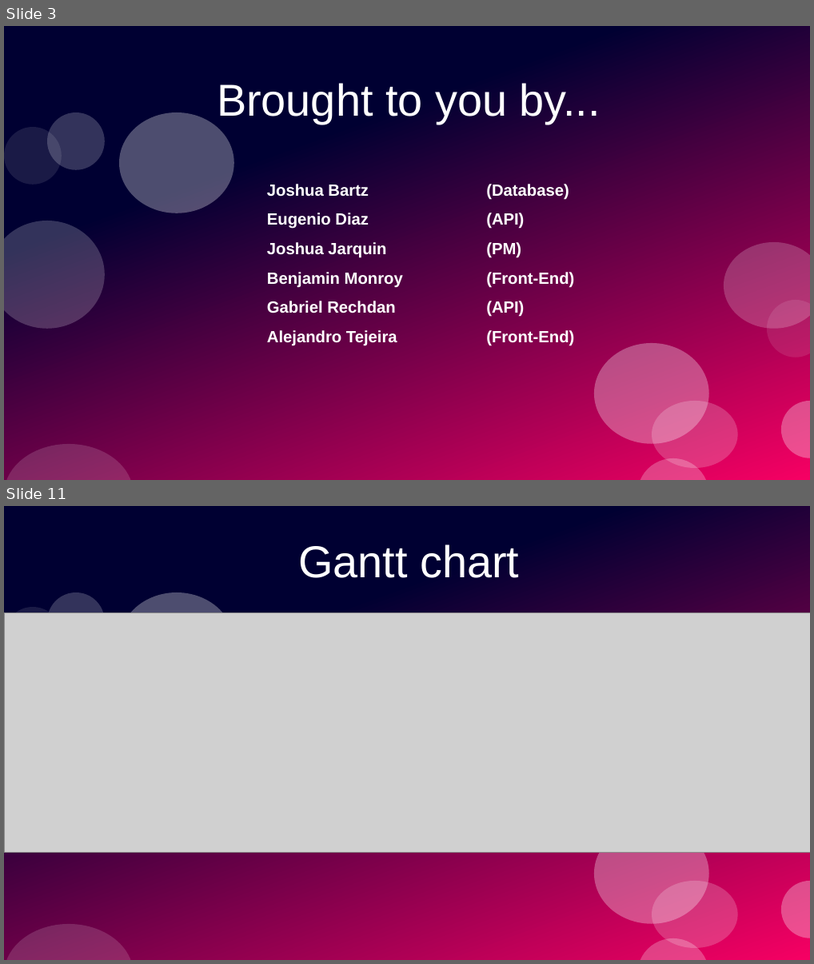
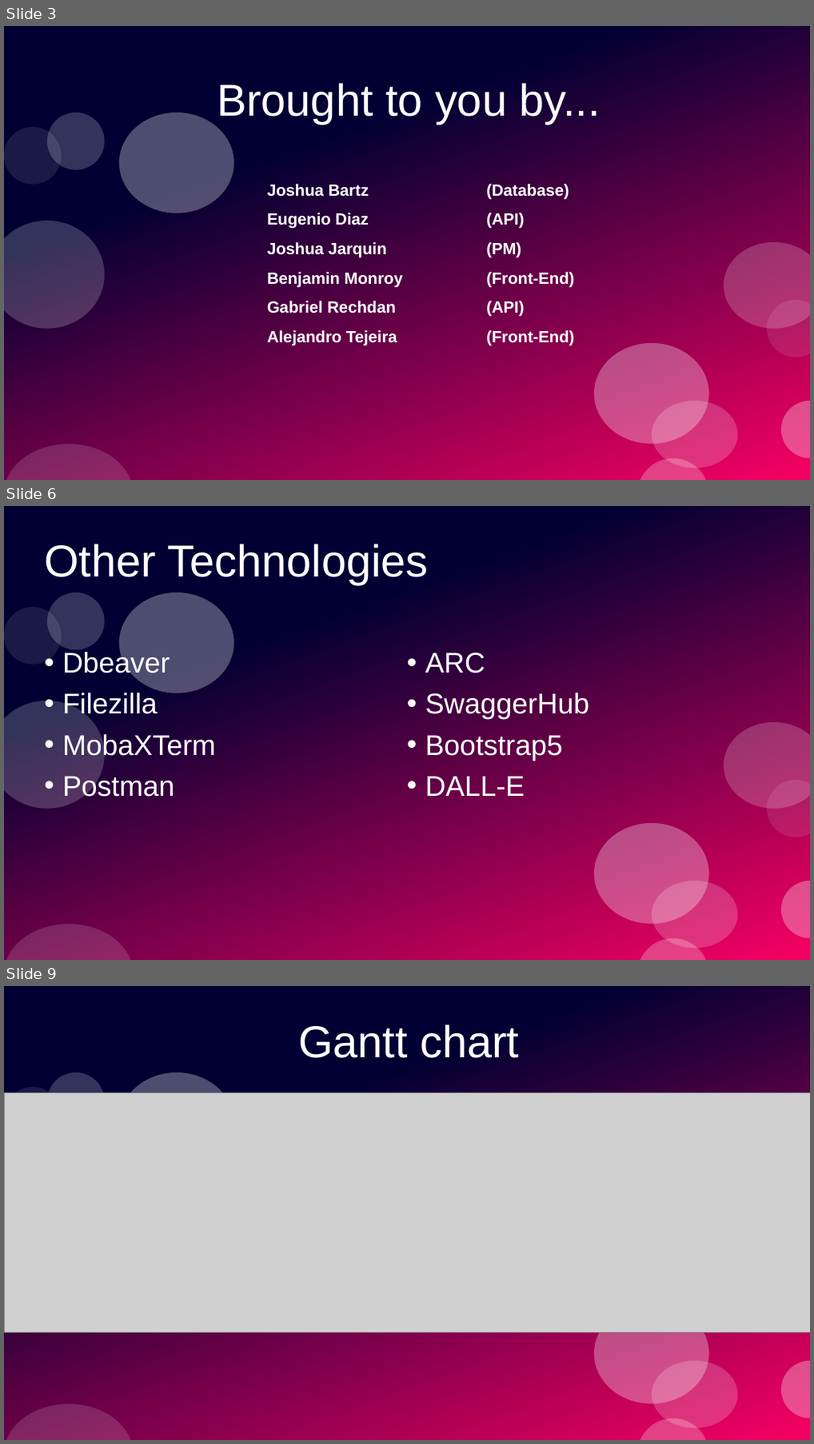
Before and after one commit to PrototypeProto/COP_4331_Small-Project, a slide deck: Pres.pptx. Shown one above the other, each under a label of ours: slides 3 and 11 before the commit, slides 3, 6 and 9 after it; the slides between them are not shown. The pictures are 814x964 and 814x1444 pixels, drawn with LibreOffice and Linux fonts; fonts in the diff are those of the drawing; grey boxes stand for pictures. Boxes give left, top, right and bottom in pixels: in the first picture for what was removed or moved away, otherwise in the second. Text is boxed around its words. In the diff, an @@ line names an element or a change of style, - is before the commit and + after.

```diff
--- a/Pres.pptx
+++ b/Pres.pptx
@@ slide 6 added at [4, 506, 810, 960], background #FFFFFF; not listed: 12 template elements that a slide beside it also shows @@
@@ title added at [44, 544, 429, 584], 44 pt, text #FFFFFF @@
+Other Technologies
@@ subtitle added at [62, 651, 590, 801], 28 pt, text #FFFFFF @@
+• Dbeaver
+• Filezilla
+• MobaXTerm
+• Postman
+• ARC
+• SwaggerHub
+• Bootstrap5
+• DALL-E
@@ what was slide 11 is now slide 9 @@
```
Also in this commit, not shown: 12 slides changed, 6 other slides added, 1 slide removed.
